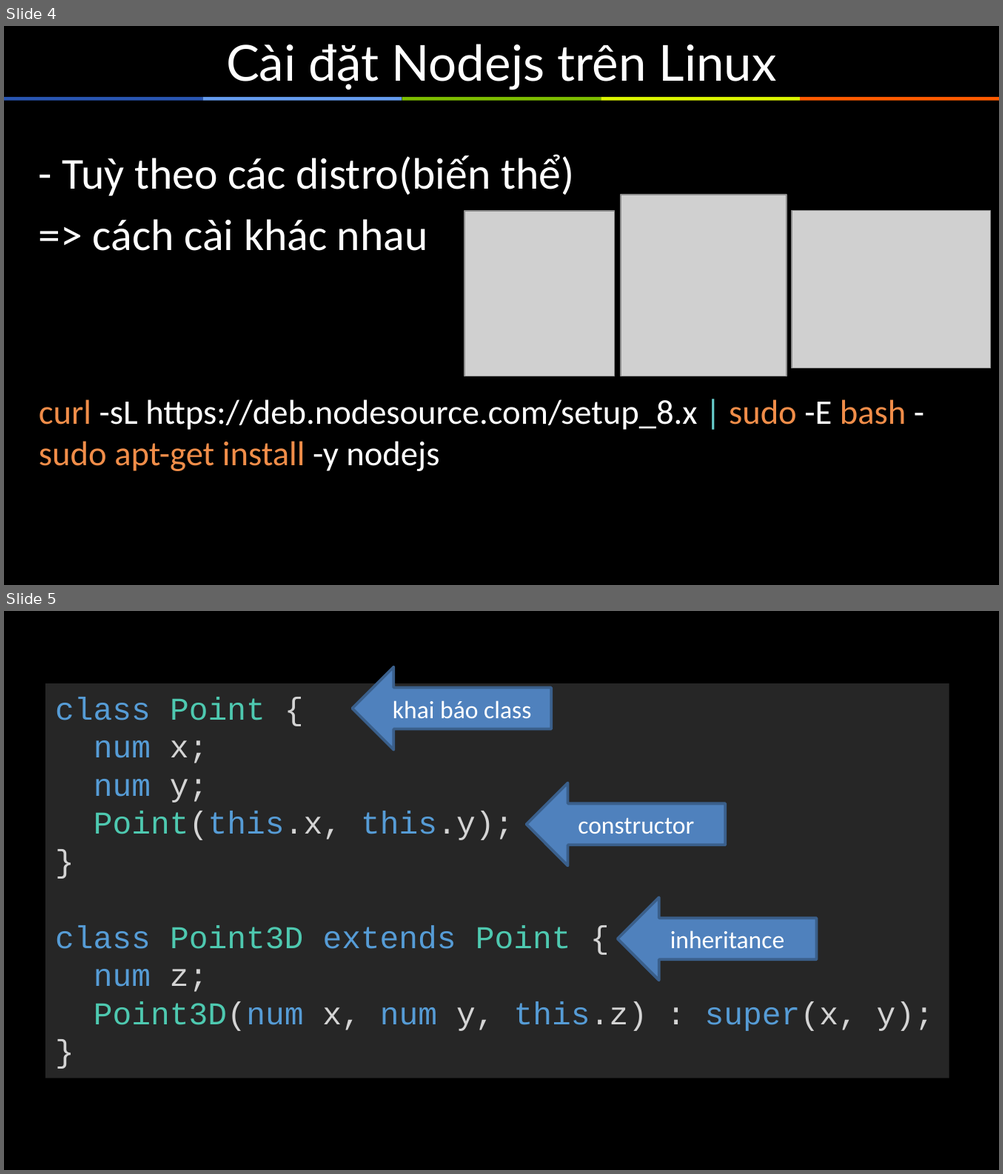
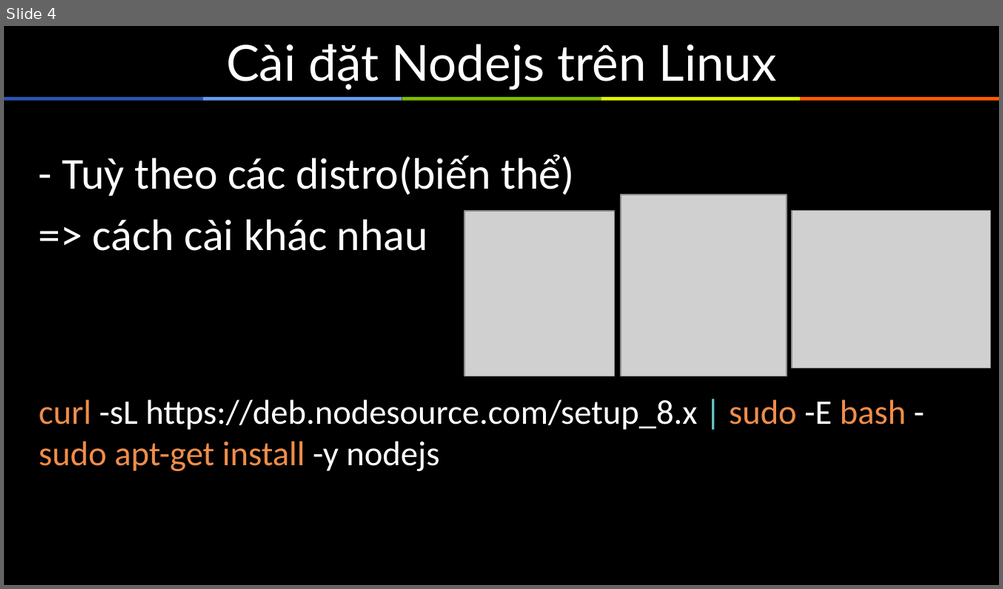
Before and after one commit to sunlight3d/ThucTapNodejsTechmaster, a slide deck: Documents/ThuctapNodejs1.pptx. Shown one above the other, each under a label of ours: slides 4 and 5 before the commit, slide 4 after it. The pictures are 1003x1174 and 1003x589 pixels, drawn with LibreOffice and Linux fonts; fonts in the diff are those of the drawing; grey boxes stand for pictures. Boxes give left, top, right and bottom in pixels: in the first picture for what was removed or moved away, otherwise in the second. Text is boxed around its words. In the diff, an @@ line names an element or a change of style, - is before the commit and + after.

```diff
--- a/Documents/ThuctapNodejs1.pptx
+++ b/Documents/ThuctapNodejs1.pptx
@@ slide 5 removed at [4,611,999,1170], background #000000 @@
@@ left arrow removed at [352,667,551,749] @@
-khai báo class
@@ rectangle removed at [45,684,949,1079] @@
-class Point {
-num x;
-num y;
-Point(this.x, this.y);
-}
-class Point3D extends Point {
-num z;
-Point3D(num x, num y, this.z) : super(x, y);
-}
@@ left arrow removed at [526,783,725,866] @@
-constructor
@@ left arrow removed at [617,897,817,980] @@
-inheritance
```
Also in this commit, not shown: 8 slides added, 2 other slides removed, 15 other files.
